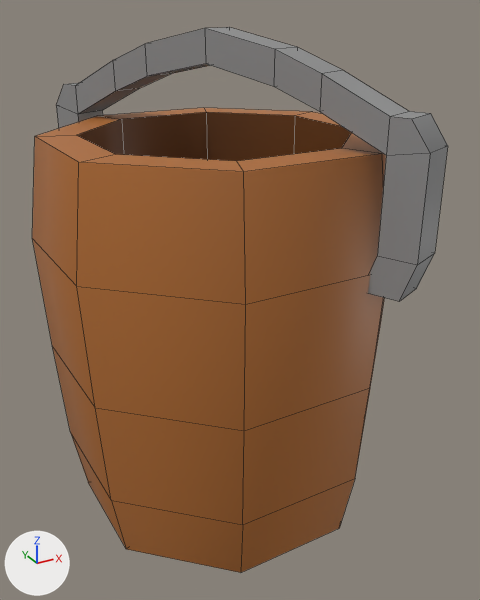
The FBX model Battle Pou/Assets/Marijn/models/Emmer.fbx: old version first, new version second.
Before and after are seen from a 50 mm camera at (-0.31, -0.609, 0.534) aimed at (0.015, -0.018, 0.239). Arrows for +X, +Y and +Z are at lower left; the lights stay in place. Mesh edges are drawn as thin lines. Where no turn or scale is listed for an object, it has been applied to the vertices.
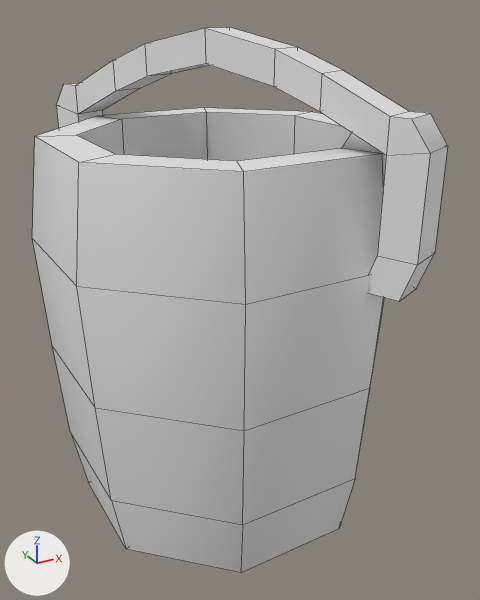
Where the newer file only moved an object's origin or applied its transform, the numbers keep the older frame.

Pixel boxes (x1, y1, x2, y2) of what changed, in the pictures (480 x 600 px):
part 1 of me_circle, recoloured: (56, 27, 448, 301) in both
part 2 of me_circle, recoloured (brown to grey): (32, 108, 386, 573) in both
part 3 of me_circle, recoloured (brown to grey): (77, 112, 352, 161) in both

The change, as a list of edits to the scene's bpy script:
```text
Change me_circle:
    where me_circle.from_pydata(...)  # 110 vertices, 114 faces; spans x -0.182..0.182, y -0.218..0.218, z 0.0..0.517
    used by ob_circle_002; location = (0.0, 0.0, 0.0)
    me_circle part 1: all 50 faces that had it switch from mat_grey (grey #909090) to no material
    me_circle part 2: all 48 faces that had it switch from mat_brown_001 (orange #b36d32) to no material
    me_circle part 3: all 16 faces that had it switch from mat_darkbrown (brown #71421c) to no material
```
